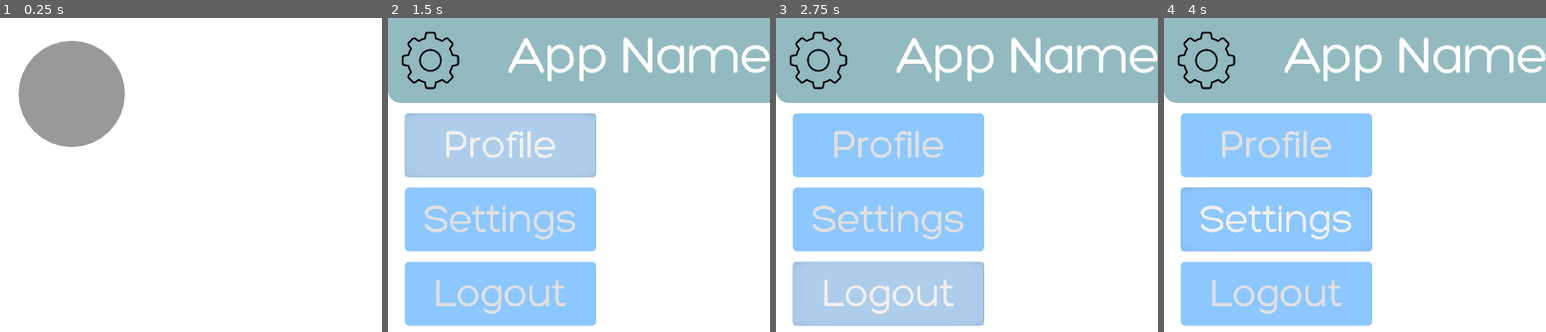
Above: before the commit, frames 1-4 (left to right).
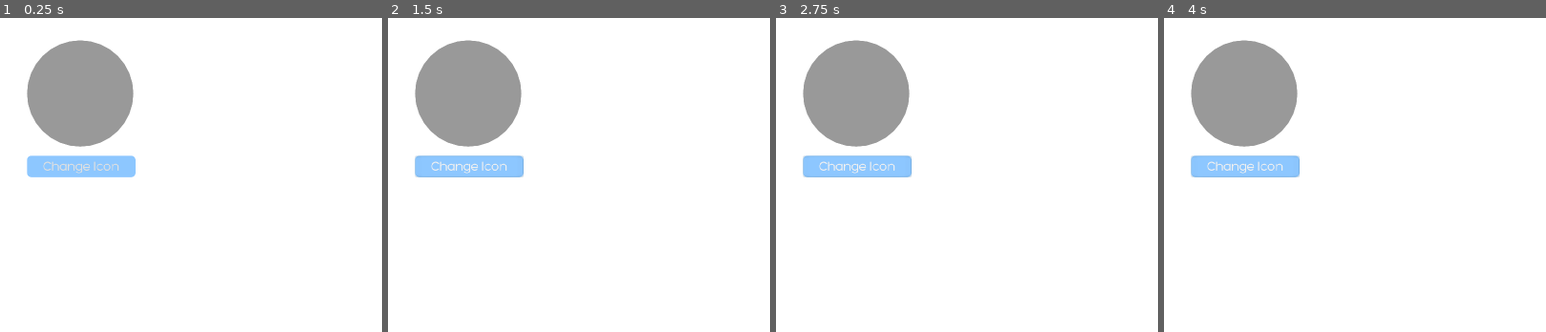
Above: after the commit, the same moments.

Repository: Big-Cheung/LAHacks2021
Game: Godot game, scene res://ProfilePage.tscn
Same seed, same stepped clock (60 frames per second), same inputs: the game is played once before the commit and once after it. This scene is started directly instead of the project's main scene.
Inputs (mouse positions are in pixels of both pictures, inside the frame that each line leads up to; where the layout moved, square brackets give the same spot in the first picture):
- Up to frame 1 (0.25 s): no input
- Up to frame 2 (1.5 s): click (468, 165) [724, 58] at 0.5 s; click (498, 146) at 1.25 s, where only the run before the commit has a clickable "Profile"
- Up to frame 3 (2.75 s): click (886, 294) at 2 s, where only the run before the commit has a clickable "Logout"
- Up to frame 4 (4 s): click (1274, 218) at 2.75 s, where only the run before the commit has a clickable "Settings"; move the mouse to (outside the picture) at 3.52 s; hold W from 3.53 s (still down); click (outside the picture) at 3.67 s

The runs differ from the first frame. In frame 1, 3.6% of the frame differs, in the area x 4-36%, y 6-51%; in frame 2, 56%, in the area x 0-100%, y 0-99%; in frame 3, 55%; in frame 4, 54%.

Commit message:
profile page design

Diff:
--- a/ProfilePage.tscn
+++ b/ProfilePage.tscn
@@ -1,34 +1,38 @@
-[gd_scene load_steps=7 format=2]
+[gd_scene load_steps=11 format=2]
 
 [ext_resource path="res://Icons/x-button.png" type="Texture" id=1]
 [ext_resource path="res://Scripts/CloseMenuButtonScript.gd" type="Script" id=2]
+[ext_resource path="res://Style/Fonts/DefaultFont32pt.tres" type="DynamicFont" id=3]
+[ext_resource path="res://Style/HomeMenu/HomeMenuDefault.tres" type="StyleBox" id=4]
+[ext_resource path="res://Style/HomeMenu/HomeMenuPress.tres" type="StyleBox" id=5]
+[ext_resource path="res://Style/HomeMenu/HomeMenuHover.tres" type="StyleBox" id=6]
 
 [sub_resource type="StyleBoxFlat" id=1]
-corner_radius_top_left = 125
-corner_radius_top_right = 125
-corner_radius_bottom_right = 125
-corner_radius_bottom_left = 125
-
-[sub_resource type="StyleBoxFlat" id=2]
 bg_color = Color( 0.764706, 0.764706, 0.764706, 1 )
 corner_radius_top_left = 42
 corner_radius_top_right = 42
 corner_radius_bottom_right = 42
 corner_radius_bottom_left = 42
 
-[sub_resource type="StyleBoxFlat" id=3]
+[sub_resource type="StyleBoxFlat" id=2]
 bg_color = Color( 0.521569, 0.521569, 0.521569, 1 )
 corner_radius_top_left = 42
 corner_radius_top_right = 42
 corner_radius_bottom_right = 42
 corner_radius_bottom_left = 42
 
-[sub_resource type="StyleBoxFlat" id=4]
+[sub_resource type="StyleBoxFlat" id=3]
 bg_color = Color( 1, 1, 1, 1 )
 corner_radius_top_left = 42
 corner_radius_top_right = 42
 corner_radius_bottom_right = 42
 corner_radius_bottom_left = 42
+
+[sub_resource type="StyleBoxFlat" id=4]
+corner_radius_top_left = 125
+corner_radius_top_right = 125
+corner_radius_bottom_right = 125
+corner_radius_bottom_left = 125
 
 [node name="ProfilePage" type="Control"]
 anchor_right = 1.0
@@ -44,32 +48,18 @@
 "_edit_use_anchors_": false
 }
 
-[node name="Panel" type="Panel" parent="."]
-anchor_left = 0.187
-anchor_top = 0.099
-anchor_right = 0.187
-anchor_bottom = 0.099
-margin_left = -124.598
-margin_top = -124.49
-margin_right = 125.402
-margin_bottom = 125.51
-custom_styles/panel = SubResource( 1 )
-__meta__ = {
-"_edit_use_anchors_": false
-}
-
 [node name="Button" type="Button" parent="."]
-anchor_left = 0.881
-anchor_top = 0.053
-anchor_right = 0.881
-anchor_bottom = 0.053
-margin_left = -42.48
-margin_top = -41.76
-margin_right = 42.52
-margin_bottom = 42.24
-custom_styles/hover = SubResource( 2 )
-custom_styles/pressed = SubResource( 3 )
-custom_styles/normal = SubResource( 4 )
+anchor_left = 1.055
+anchor_top = 0.056
+anchor_right = 1.055
+anchor_bottom = 0.056
+margin_left = -42.1023
+margin_top = -41.5031
+margin_right = 42.8977
+margin_bottom = 42.4969
+custom_styles/hover = SubResource( 1 )
+custom_styles/pressed = SubResource( 2 )
+custom_styles/normal = SubResource( 3 )
 script = ExtResource( 2 )
 __meta__ = {
 "_edit_use_anchors_": false
@@ -79,3 +69,35 @@
 position = Vector2( 950, 100 )
 scale = Vector2( 0.520689, 0.520689 )
 texture = ExtResource( 1 )
+
+[node name="ProfilePicture" type="Container" parent="."]
+margin_left = 14.1422
+margin_top = 25.4559
+margin_right = 372.142
+margin_bottom = 417.456
+__meta__ = {
+"_edit_use_anchors_": false
+}
+
+[node name="Panel" type="Panel" parent="ProfilePicture"]
+anchor_top = 0.099
+anchor_bottom = 0.099
+margin_left = 50.0
+margin_top = -10.554
+margin_right = 300.0
+margin_bottom = 239.446
+custom_styles/panel = SubResource( 4 )
+__meta__ = {
+"_edit_use_anchors_": false
+}
+
+[node name="Button" type="Button" parent="ProfilePicture"]
+margin_left = 50.0
+margin_top = 300.0
+margin_right = 305.0
+margin_bottom = 350.0
+custom_styles/hover = ExtResource( 6 )
+custom_styles/pressed = ExtResource( 5 )
+custom_styles/normal = ExtResource( 4 )
+custom_fonts/font = ExtResource( 3 )
+text = "Change Icon"
